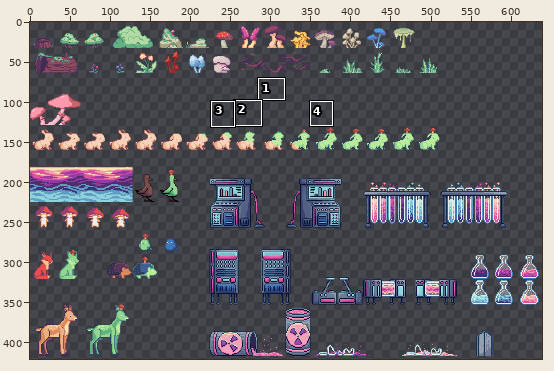
Edited in one commit: sprite sheet (Sprites/props/props.png). The first picture is a wide view before the edit; the outline marks the close-up.
Close-up. Old version:
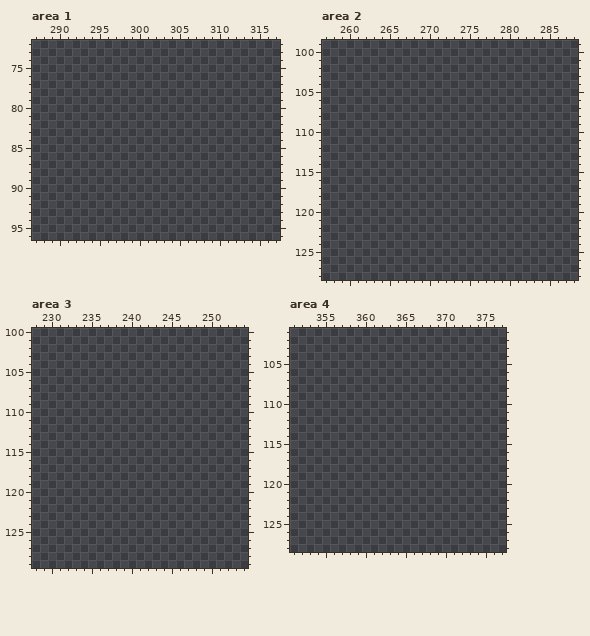
The file is 1080x512 pixels. Pixels under 10% opacity are left out. Colours within 5 levels of each other are drawn and written as one. Shown: area 1: x 287..317, y 72..96; area 2: x 257..288, y 99..128; area 3: x 228..254, y 100..129; area 4: x 351..377, y 101..128. The wide view leaves out empty margins. The commit also changed other parts of the picture, which this record leaves out.
Now the later version:
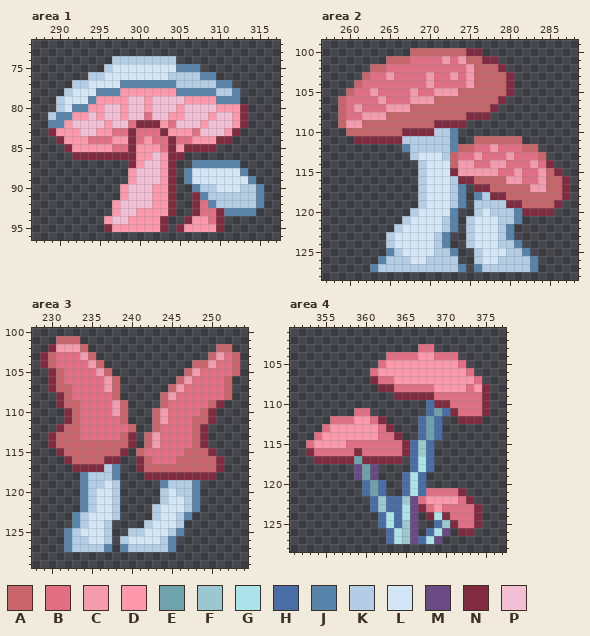
Palette (. is transparent): A #c9646b  B #e26e84  C #f49cae  D #fe99ad  E #6ea2ac  F #9bc7d0  G #ace2e9  H #486da7  J #5784ab  K #b2cde5  L #d3e6f7  M #6a4a84  N #812b41  P #f2c0d4
Diff:
Changed rows in their new state; - is an unchanged pixel.
Area 1:
first column x 289:
74 --------KKKKKKKK-----------
75 -------KLLLLLLLLJJJ--------
76 -----KKLLLLLLLLKKKKJJ------
77 ---KKLLLLJJJJJJJKKKKKJJ----
78 --KLLLJJJDDDDDDDJJJJJKKJ---
79 -KLLLJDDDDPPDPPPPDDDDJJJ---
80 -KLJJDDPPDPPDPPPDPPPPDDDN--
81 KJJDDPDPPDPPBPPDDPPPDPPDN--
82 JJDPPPPDPPBNNNDBPPPDPPPDN--
83 NDDDPPDDBBNBBBNDDDBPPPDN---
84 -NDDDBBBDDNBDBBNBBDDDNN----
85 --NDDDDDBBNDDDBNDNNNN------
86 ---NNNNNNNNDDPDNN----------
87 ----------NDPPDN--JJJJJJ---
88 ----------DPPPDN-JLLLLLLJ--
89 ----------DPPPDN-JLLLLLLLJ-
90 ---------DPPPDDN--JKKLLLKKJ
91 ---------DPPPDDN--NJKKKKKKJ
92 --------DPPPPDDN--NBJKKKKKJ
93 --------DPPDDDDN--NBBNJJJJ-
94 -------DPPDDDDN--NDDBN-----
95 -------NDDDDDDN-NDDDDN-----
Area 2:
first column x 259:
100 ---------AAAAAAANN-----------
101 ------AAABBBBCBCAANN---------
102 ----AABBBBBBBBBBCAAAN--------
103 ---ABBCBBBBCBBCBCAAAAN-------
104 --ABBBBBBBBCBBBBCAAAAN-------
105 -ABBCBBBBCBBCCCAAAAAAN-------
106 ABBBBCBBBCCCAAAAAAAAN--------
107 ABCBBBCCCAAAAAAAAAAN---------
108 ABBCCCAAAAAAAAAANNN----------
109 ACCAAAAAAAAANNNN-------------
110 -AAAAAAANNNNKKJ--------------
111 --NNNNNNKKKKKKJ--AAAAAA------
112 --------JKKKKKJAABBCBBBAA----
113 ---------KLLLKABBCBBBCBBBA---
114 ----------KLLLACCBBCCBBBCBN--
115 ----------KLLLNCCCCCBBCBBCAN-
116 ----------KLLLKNNAAAACCBBCAAN
117 ----------KLLLKJ-NNAAAAACCAAN
118 ----------KLLLKJ-JKNNAAAAAAAN
119 ----------KLLLKJ-KKKKNNAAAAN-
120 ---------KLLLLJ--KLKKKJNNNN--
121 --------KLLLLKJ-KLLLKKJ------
122 -------KLLLLLKJ-KLLLKJ-------
123 ------KLLLLLKJ--KLLLKJ-------
124 ------KLLLLLKJ--KLLLKKJ------
125 ------JKLLLLKKJ--KLLLKKJ-----
126 -----JKKKLLKKKK--KLLKKKKJ----
127 ----JKKKKKKKKKKJ-JKKKKKKJ----
Area 3:
first column x 229:
101 --AAA--------------------
102 -NCCCA----------------AA-
103 NABBBCA--------------ACBA
104 NABBBBCA-----------AACBBA
105 -NABBBBCA---------ACBBBBA
106 -NABBBBBCA-------ACBBBBA-
107 -NAABBBBCA------ACBBBBBA-
108 --NABBBBBA-----ACBBBBBBA-
109 --NAABBBBCA----ABBBBBAN--
110 ---NABBBBCA---ACBBBBAN---
111 ---NABBBBBA---ACBBBAAN---
112 --NAABBBBBBA--ABBBBAN----
113 -NAAABBBBBAN-ACBBBBAN----
114 -NAAAAAAAAAN-ACBBBBAN----
115 --NAAAAAAAN-ABBBBBAAAN---
116 ---NAAAANN--NABBBAAAAAN--
117 ----NNNNKJ--NAAAAAAAAAN--
118 -----JKKKJ---NNNNNNNNN---
119 -----JKKLK-----JKKKJ-----
120 -----JKLLK-----KLKKJ-----
121 -----JKLLK-----KLLKJ-----
122 -----JKLLK----KLLLKJ-----
123 ----JKLLLK----KLLKJ------
124 ----JKLLK----KLLLK-------
125 ---JKLLLK--KKLLLKJ-------
126 ---JKKLLK-KLLLLKJ--------
127 ---JKKKKJ-JKKKKKJ--------
Area 4:
first column x 353:
103 --------------BB-------
104 ----------BBBBDDBBB----
105 ---------BDDDDDDDDDB---
106 --------BDDDDDDDDDDDB--
107 --------NBBDDDDDDDDDDB-
108 ---------NNBBBBBDDDDBDN
109 -----------NNNNNBBBBBBN
110 ---------------HNNBBBBN
111 ------BB-------HEHNBBBN
112 ---BBBDDBN----HEH--NNN-
113 --BDDDDDDBN---HEH------
114 -BDDDDDDDBBN--HEH------
115 BDDDDBBBBBBBNHFH-------
116 NBBBBBNBBBBBNHFH-------
117 -NNNNNENNNNN-HGH-------
118 ------MEM----HGH-------
119 ------MEM---HGH--------
120 -------HEH--HGH--------
121 -------HEH--HGHBBBBN---
122 --------HFHHFMBDDDDBN--
123 --------HFHHGMNBDBBBBN-
124 ---------HGHGM-NGNBBBN-
125 ---------HGHFM--HFNBBN-
126 ----------HGFM-HGM-NN--
127 ----------HGFMHGM------
